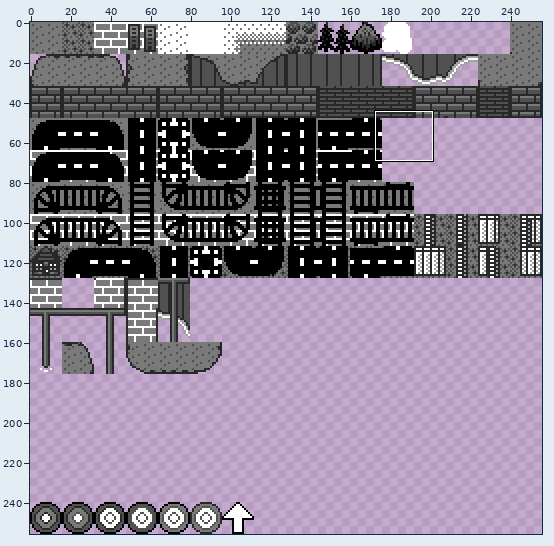
Sprite sheet, stored at bin/assets/img/tilesets/ow.png. The picture above shows the old version from afar; the outline marks the close-up.
Close-up. Earlier state:
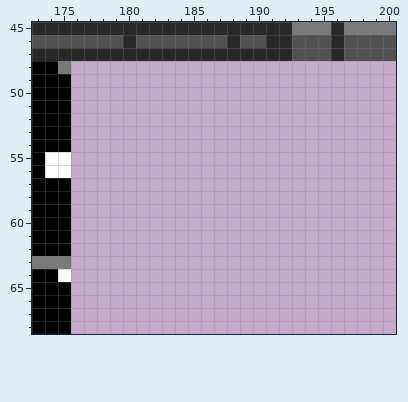
The file is 256x256 pixels. Shown: x 173..200, y 45..68.
And afterwards:
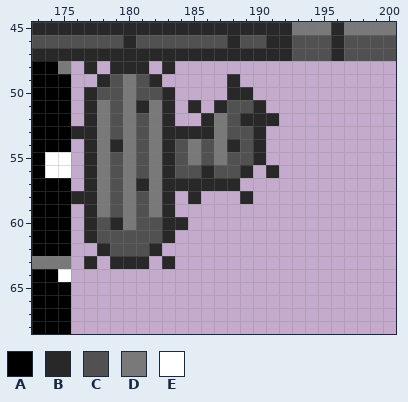
Palette (. is transparent): A #000000  B #282828  C #515151  D #797979  E #ffffff
Difference:
{"y":48,"x":177,"old":".","new":"B"}
{"y":48,"x":179,"old":"...","new":"BBB"}
{"y":48,"x":183,"old":".","new":"B"}
{"y":49,"x":178,"old":".....","new":"BCDCB"}
{"y":49,"x":188,"old":".","new":"B"}
{"y":50,"x":177,"old":".......","new":"BCCDCCB"}
{"y":50,"x":188,"old":"..","new":"BB"}
{"y":51,"x":177,"old":".......","new":"BDCDBDB"}
{"y":51,"x":185,"old":".","new":"B"}
{"y":51,"x":187,"old":"....","new":"BCCB"}
{"y":52,"x":177,"old":".......","new":"BDCDCDB"}
{"y":52,"x":186,"old":"......","new":"BDCBBB"}
{"y":53,"x":176,"old":"...............","new":"BBDCDCDBBBBDCCB"}
{"y":54,"x":177,"old":"..............","new":"BDBDCDBCDCDBCB"}
{"y":55,"x":177,"old":"..............","new":"BDCDCDBCDCDCCB"}
{"y":56,"x":177,"old":".............","new":"BDCDCDBCCBCCB"}
{"y":56,"x":191,"old":".","new":"B"}
{"y":57,"x":177,"old":"............","new":"BDCDBDBBBBBB"}
{"y":58,"x":176,"old":"........","new":"BBDCDCDB"}
{"y":58,"x":185,"old":".","new":"B"}
{"y":58,"x":189,"old":".","new":"B"}
{"y":59,"x":177,"old":".......","new":"BDCDCDB"}
{"y":60,"x":177,"old":"........","new":"BCBDCCBB"}
{"y":61,"x":177,"old":".......","new":"BCCCCCB"}
{"y":62,"x":178,"old":".....","new":"BCCCB"}
{"y":63,"x":177,"old":".","new":"B"}
{"y":63,"x":179,"old":"...","new":"BBB"}
{"y":63,"x":183,"old":".","new":"B"}
